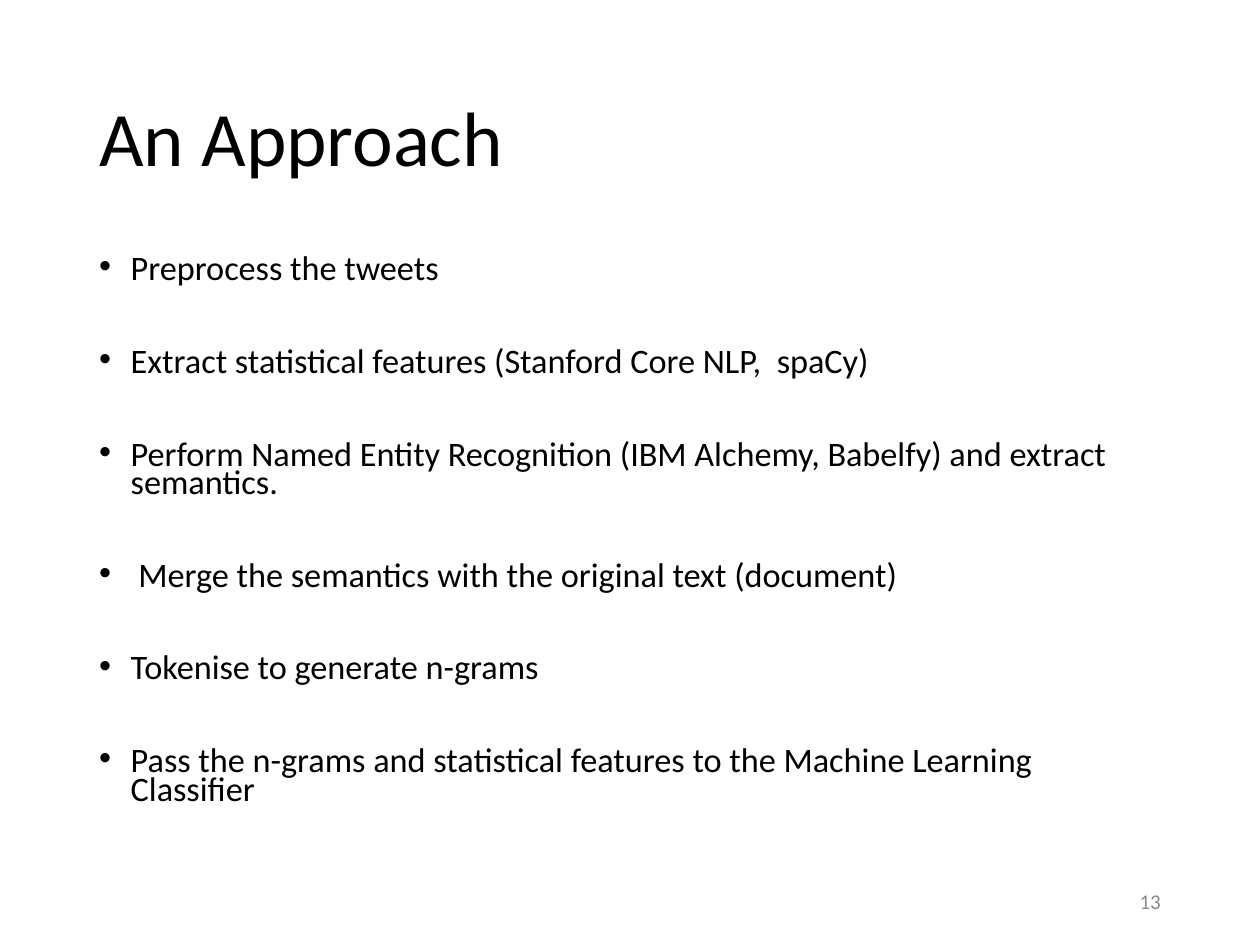
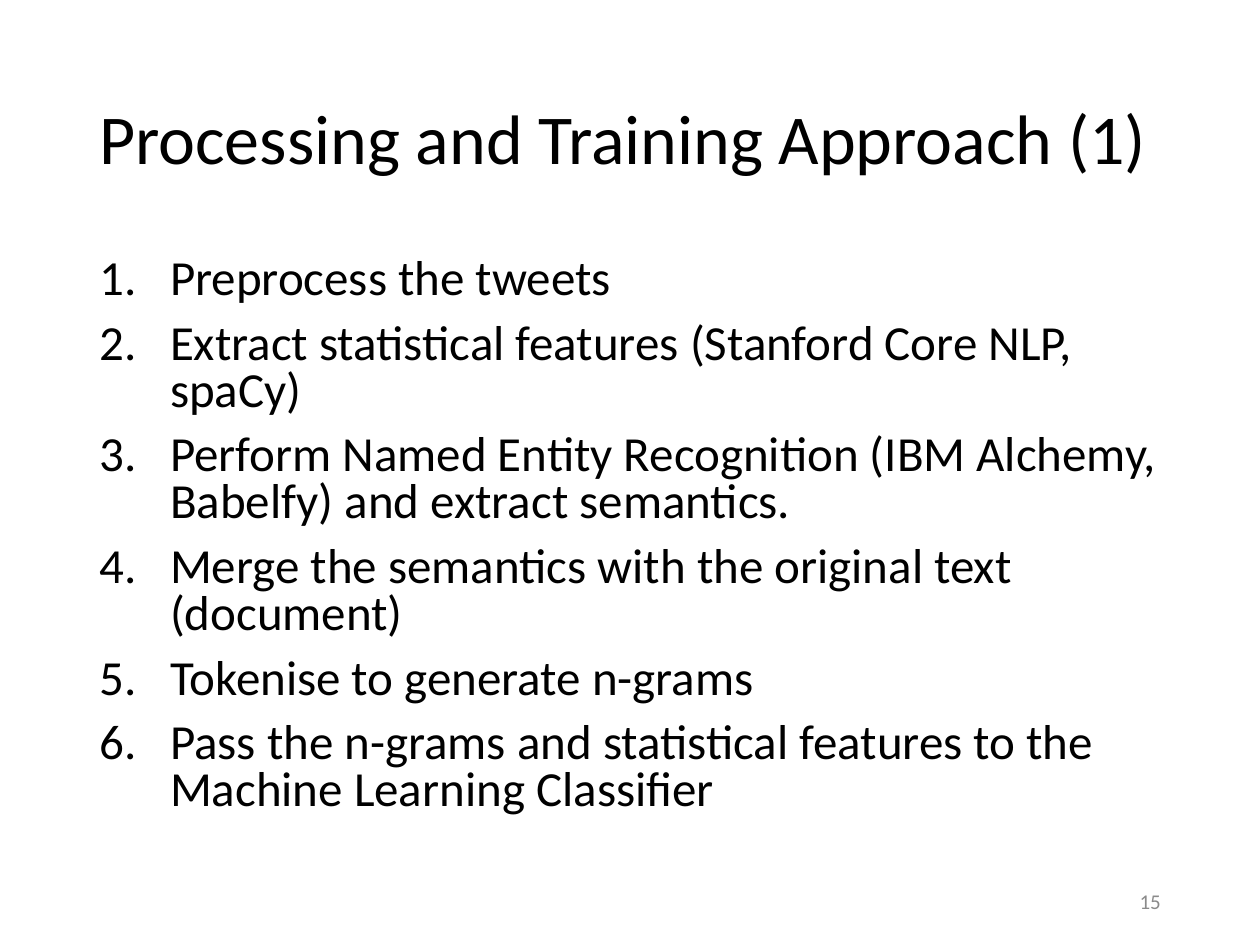
Before and after one commit to evhart/smasac-tutorial, a slide deck: slide 15 of slides/pptx/4-classification.pptx (slide 13 before the commit). Drawn at 1260x945 pixels with LibreOffice and Linux fonts; fonts in the diff are those of the drawing. Boxes give left, top, right and bottom in pixels: in the first picture for what was removed or moved away, otherwise in the second. Text is boxed around its words. In the diff, an @@ line names an element or a change of style, - is before the commit and + after.

```diff
--- a/slides/pptx/4-classification.pptx
+++ b/slides/pptx/4-classification.pptx
@@ title at <box>99,113,1146,176</box>: text changed; size 44 to 40 pt @@
-An Approach
+Processing and Training Approach (1)
@@ text "Preprocess the tweets" at <box>170,261,1156,815</box>: size 19.6 to 28 pt; bullet • to 1.; line spacing 0.7 to 0.8 @@
@@ page number at <box>1140,895,1161,909</box>: text changed @@
-13
+15
```
Also in this commit, not shown: 11 other slides changed, 8 slides added, 1 other file.
